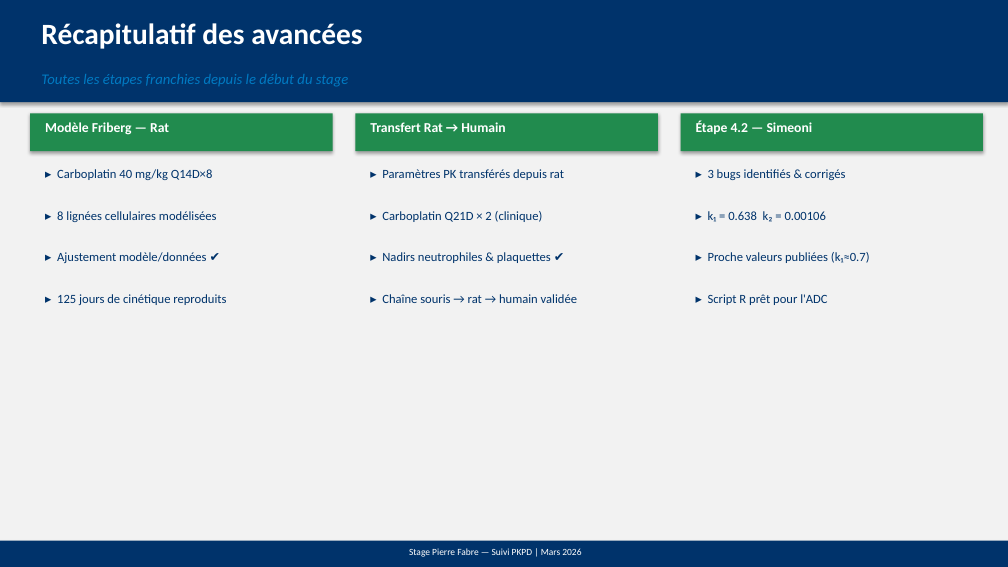
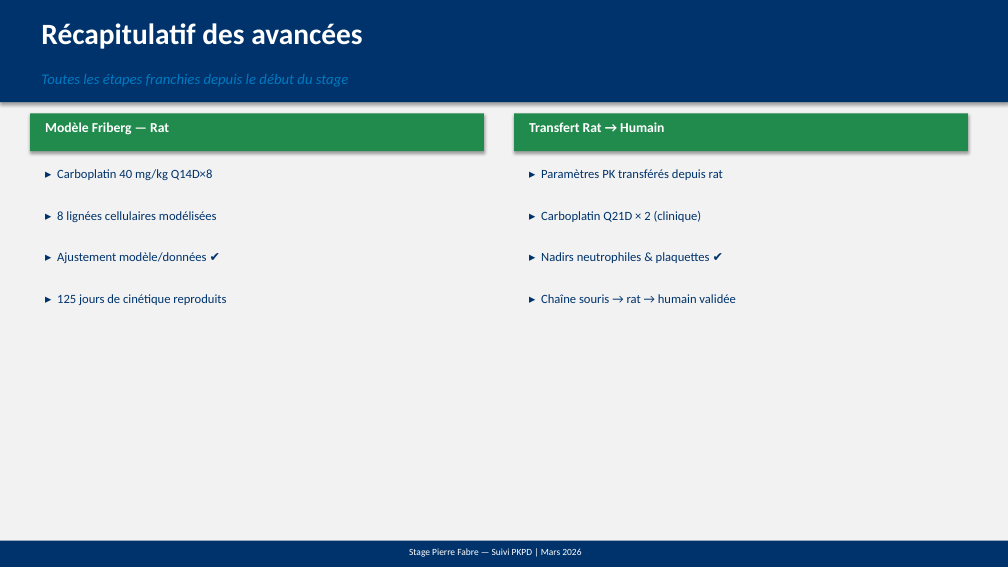
Before and after one commit to omarhss4k/Hema, a slide deck: slide 2 of reunion_point/reunion_prochaine.pptx. Drawn at 1008x567 pixels with LibreOffice and Linux fonts; fonts in the diff are those of the drawing. Boxes give left, top, right and bottom in pixels: in the first picture for what was removed or moved away, otherwise in the second. Text is boxed around its words. In the diff, an @@ line names an element or a change of style, - is before the commit and + after.

```diff
--- a/reunion_point/reunion_prochaine.pptx
+++ b/reunion_point/reunion_prochaine.pptx
@@ rectangle: place and size @@
-rectangle at (30, 113, 333, 151)
+rectangle at (30, 113, 484, 151)
@@ rectangle: place and size @@
-rectangle at (355, 113, 658, 151)
+rectangle at (514, 113, 968, 151)
@@ text "Transfert Rat → Humain": place and size @@
-text "Transfert Rat → Humain" at (370, 122, 505, 132)
+text "Transfert Rat → Humain" at (529, 122, 664, 132)
@@ rectangle removed at (681, 113, 983, 151) @@
@@ text removed at (696, 120, 813, 134) @@
-Étape 4.2 — Simeoni
@@ text "▸ Paramètres PK transférés depuis ...": place and size @@
-text "▸ Paramètres PK transférés depuis ..." at (382, 169, 564, 180)
+text "▸ Paramètres PK transférés depuis ..." at (541, 169, 723, 180)
@@ text removed at (708, 169, 846, 180) @@
-▸ 3 bugs identifiés & corrigés
@@ text "▸ Carboplatin Q21D × 2 ...": place and size @@
-text "▸ Carboplatin Q21D × 2 ..." at (382, 211, 543, 222)
+text "▸ Carboplatin Q21D × 2 ..." at (541, 211, 702, 222)
@@ text removed at (708, 211, 826, 222) @@
-▸ k₁ = 0.638 k₂ = 0.00106
@@ text "▸ Nadirs neutrophiles & plaquettes ...": place and size @@
-text "▸ Nadirs neutrophiles & plaquettes ..." at (382, 252, 551, 263)
+text "▸ Nadirs neutrophiles & plaquettes ..." at (541, 252, 710, 263)
@@ text removed at (708, 252, 870, 263) @@
-▸ Proche valeurs publiées (k₁≈0.7)
@@ text "▸ Chaîne souris → rat ...": place and size @@
-text "▸ Chaîne souris → rat ..." at (382, 294, 577, 303)
+text "▸ Chaîne souris → rat ..." at (541, 294, 735, 303)
@@ text removed at (708, 294, 827, 305) @@
-▸ Script R prêt pour l'ADC
```
Also in this commit, not shown: 3 other slides changed, 1 slide removed, 1 other file.
